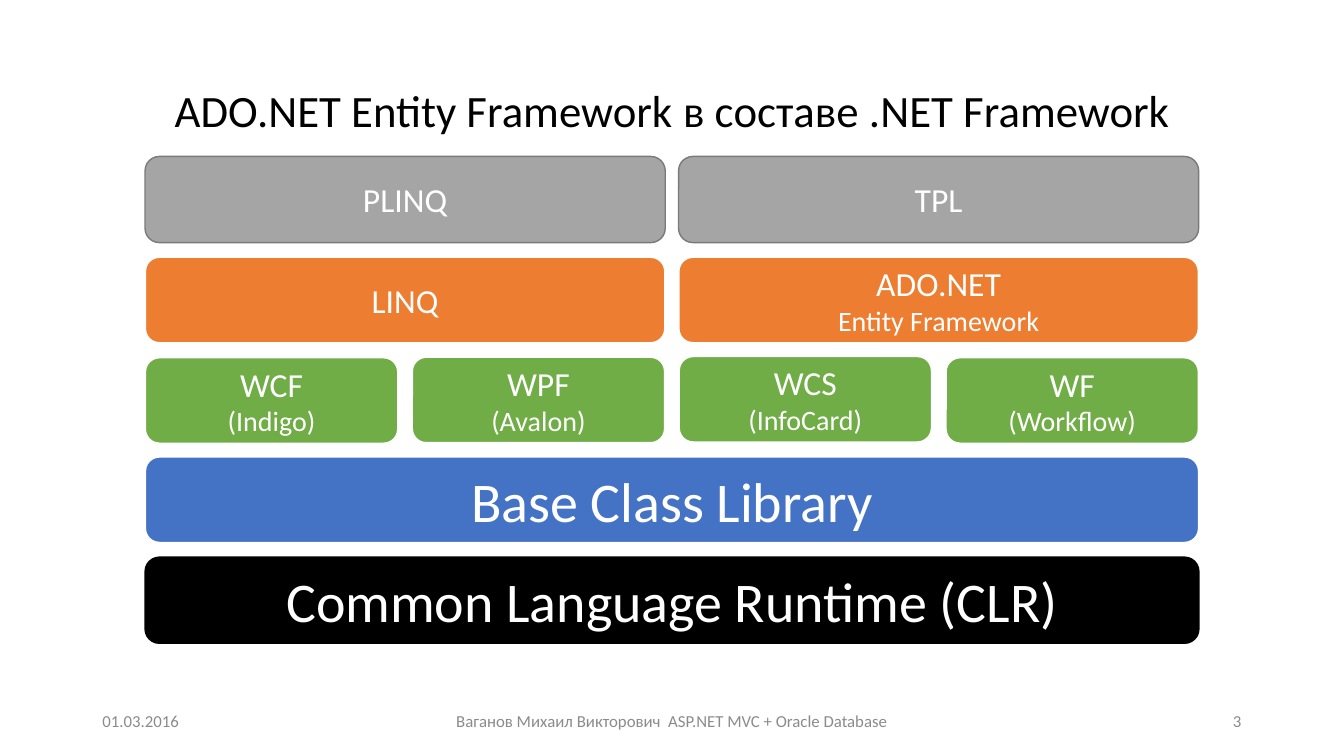
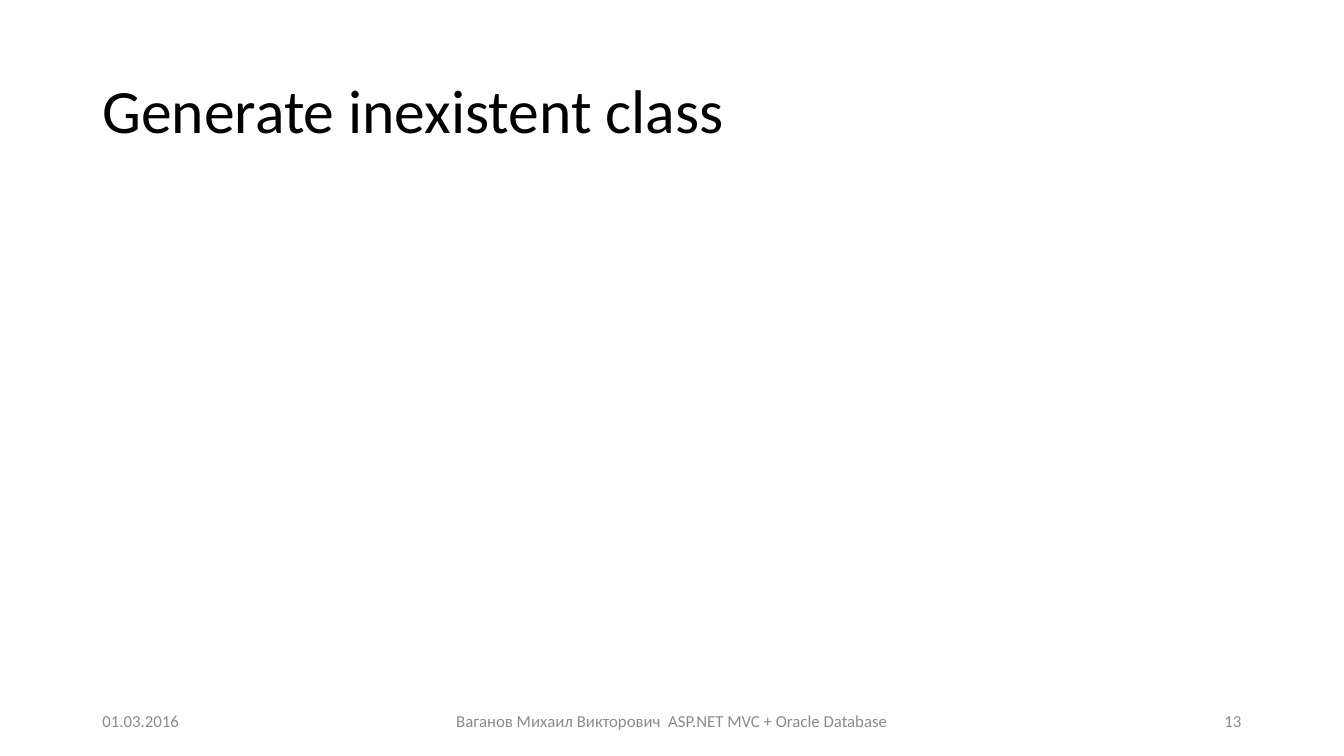
Before and after one commit to Mikhail-Vaganov/psu-applicants, a slide deck: slide 13 of Presentations/Занятие 2.pptx (slide 3 before the commit). Drawn at 1344x756 pixels with LibreOffice and Linux fonts; fonts in the diff are those of the drawing. Boxes give left, top, right and bottom in pixels: in the first picture for what was removed or moved away, otherwise in the second. Text is boxed around its words. In the diff, an @@ line names an element or a change of style, - is before the commit and + after.

```diff
--- a/Presentations/Занятие 2.pptx
+++ b/Presentations/Занятие 2.pptx
@@ title added at [102,90,724,134], 44 pt, text #000000 @@
+Generate inexistent class
@@ text removed at [175,96,1169,135] @@
-ADO.NET Entity Framework в составе .NET Framework
@@ group removed at [145,156,1199,643]: 10 rounded rectangles @@
-Common Language Runtime (CLR)
-Base Class Library
-WCF
-(Indigo)
-WF
-(Workflow)
-WPF
-(Avalon)
-WCS
-(InfoCard)
-LINQ
-ADO.NET
-Entity Framework
-PLINQ
-TPL
@@ page number at [1224,716,1241,727]: text changed @@
-3
+13
```
Also in this commit, not shown: 5 other slides changed, 12 slides added, 9 other files.
